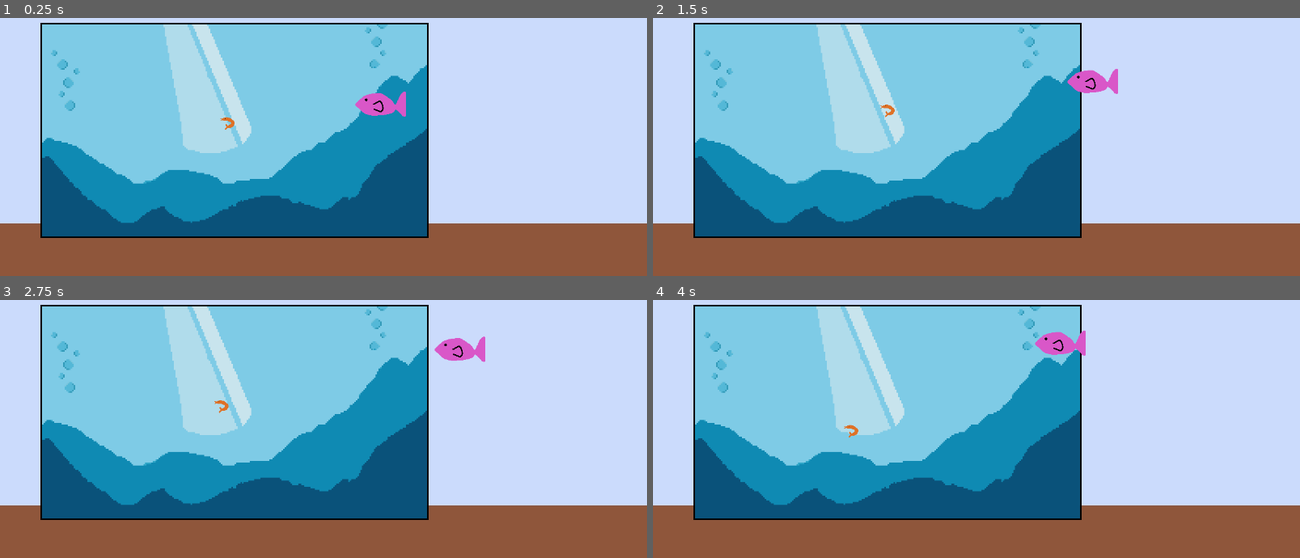
Above: before the commit, frames 1-4 (two rows, left to right).
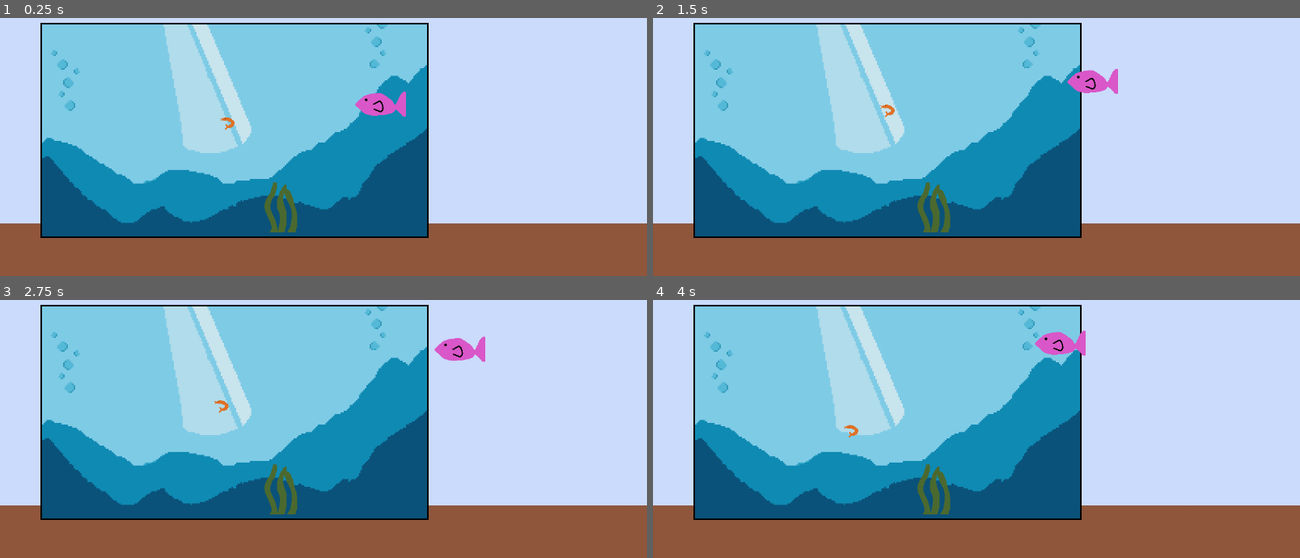
Above: after the commit, the same moments.

Repository: RayYRE/ClickNClaw
Game: Godot game, scene res://scenes/game.tscn
The game is run twice, just before and just after one commit, with the same random seed, the same clock (stepped at 60 frames per second) and the same inputs. The project has no main scene, so this scene is started directly.
Inputs:
- Up to frame 1 (0.25 s): no input
- Up to frame 2 (1.5 s): no input
- Up to frame 3 (2.75 s): no input
- Up to frame 4 (4 s): no input

The runs differ from the first frame. In frame 1, 0.5% of the frame differs, in the area x 40-46%, y 63-84%; in frame 2, 0.5%; in frame 3, 0.5%; in frame 4, 0.5%.

Commit message:
the greatest seaweed drawing

Diff:
--- a/resources/plant/plant1.tres
+++ b/resources/plant/plant1.tres
@@ -1,7 +1,10 @@
 [gd_resource type="Resource" script_class="plant_stats" format=3 uid="uid://bwdd86bvetua"]
 
 [ext_resource type="Script" uid="uid://btgiq3ikd70jt" path="res://resources/templates/plant_stats.gd" id="1_arjl7"]
+[ext_resource type="Texture2D" uid="uid://cgarja47knhub" path="res://assets/seaweed.png" id="2_ydhjh"]
 
 [resource]
 script = ExtResource("1_arjl7")
+plantID = "1"
+texture = ExtResource("2_ydhjh")
 metadata/_custom_type_script = "uid://btgiq3ikd70jt"
--- a/resources/templates/plant_stats.gd
+++ b/resources/templates/plant_stats.gd
@@ -2,6 +2,6 @@
 
 class_name plant_stats
 
-@export var shrimpID = ""
+@export var plantID = ""
 @export var texture = Texture2D
 @export var oxygen : int
--- a/scenes/game.tscn
+++ b/scenes/game.tscn
@@ -6,6 +6,8 @@
 [ext_resource type="PackedScene" uid="uid://dxmyvuvblfuck" path="res://scenes/shrimp.tscn" id="3_iywne"]
 [ext_resource type="Resource" uid="uid://2p6tervsse1u" path="res://resources/fish/fish1.tres" id="3_p57ef"]
 [ext_resource type="Resource" uid="uid://dggpd85m7sfmx" path="res://resources/shrimp/shrimp1.tres" id="5_u5sy4"]
+[ext_resource type="PackedScene" uid="uid://5pcgcschsra1" path="res://scenes/plant.tscn" id="7_gee14"]
+[ext_resource type="Resource" uid="uid://bwdd86bvetua" path="res://resources/plant/plant1.tres" id="8_gee14"]
 
 [node name="Game" type="Node2D" unique_id=2143538859]
 
@@ -24,3 +26,7 @@
 [node name="Shrimp" parent="." unique_id=1148721874 instance=ExtResource("3_iywne")]
 position = Vector2(442, 357)
 stats = ExtResource("5_u5sy4")
+
+[node name="Plant" parent="." unique_id=531497883 instance=ExtResource("7_gee14")]
+position = Vector2(556, 512)
+stats = ExtResource("8_gee14")
--- /dev/null
+++ b/scenes/plant.tscn
@@ -0,0 +1,6 @@
+[gd_scene format=3 uid="uid://5pcgcschsra1"]
+
+[ext_resource type="Script" uid="uid://bke8a0f4lk8j2" path="res://scripts/plant.gd" id="1_fi0kw"]
+
+[node name="Plant" type="Sprite2D" unique_id=531497883]
+script = ExtResource("1_fi0kw")
--- /dev/null
+++ b/scripts/plant.gd
@@ -0,0 +1,12 @@
+extends Sprite2D
+
+@export var stats : plant_stats
+
+# Called when the node enters the scene tree for the first time.
+func _ready() -> void:
+	texture = stats.texture
+
+
+# Called every frame. 'delta' is the elapsed time since the previous frame.
+func _process(delta: float) -> void:
+	pass
Binary file added: assets/seaweed.png
Not shown, added: assets/seaweed.png.import
Not shown, added: scripts/plant.gd.uid
